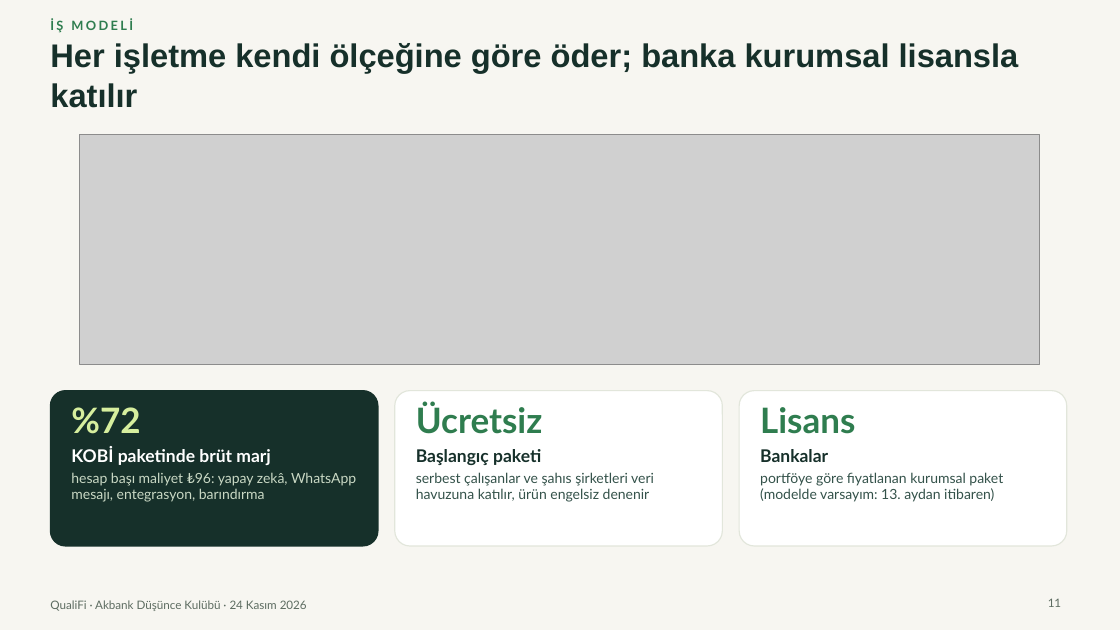
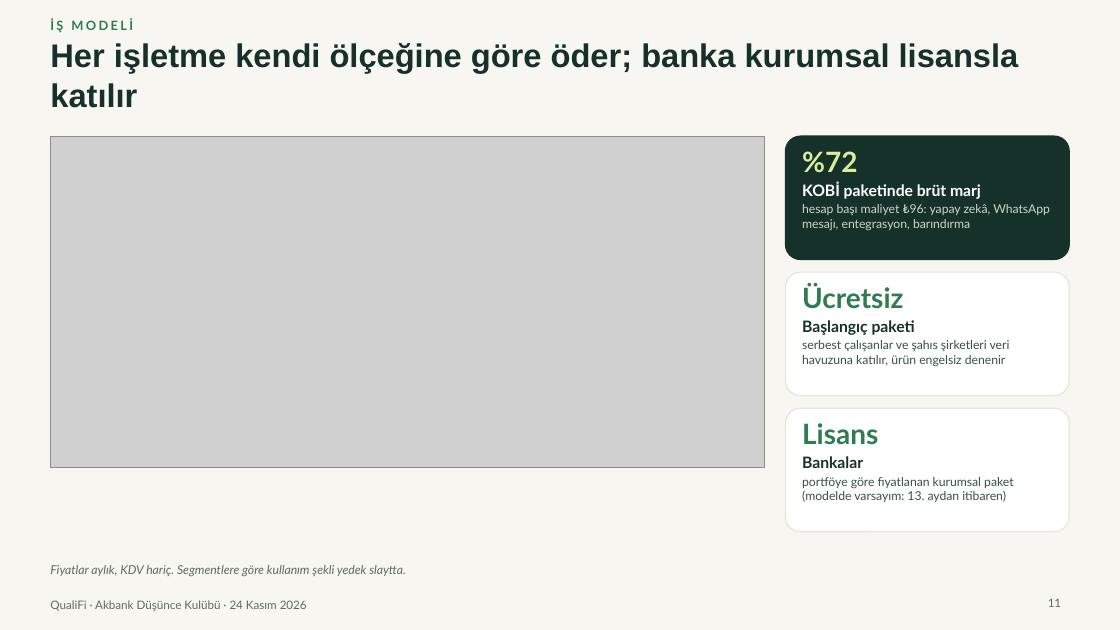
Before and after one commit to Talhaguler1/qualifi-41598058, a slide deck: slide 11 of marketing/presentation-2026-11-24/QualiFi-final-sunum.pptx. Drawn at 1120x630 pixels with LibreOffice and Linux fonts; fonts in the diff are those of the drawing; grey boxes stand for pictures. Boxes give left, top, right and bottom in pixels: in the first picture for what was removed or moved away, otherwise in the second. Text is boxed around its words. In the diff, an @@ line names an element or a change of style, - is before the commit and + after.

```diff
--- a/marketing/presentation-2026-11-24/QualiFi-final-sunum.pptx
+++ b/marketing/presentation-2026-11-24/QualiFi-final-sunum.pptx
@@ picture: place and size @@
-picture at [80, 134, 1040, 365]
+picture at [50, 136, 765, 467]
@@ proportions changed in 3 elements at [786, 408, 1070, 532], [786, 272, 1070, 396], [786, 136, 1070, 260] @@
@@ rounded rectangle: place and size @@
-rounded rectangle at [50, 391, 378, 546]
+rounded rectangle at [786, 136, 1070, 260]
@@ text "%72": place and size @@
-text "%72" at [71, 407, 356, 502]
+text "%72" at [802, 151, 1050, 230]
@@ text "%72" at [802, 151, 1050, 230]: size 30 to 24 pt in "%72"; size 15 to 13.5 pt in "KOBİ paketinde brüt marj"; size 12 to 10.5 pt in "hesap başı maliyet ₺96: yapay zekâ, WhatsApp ..."; less space between paragraphs @@
@@ rounded rectangle: place and size @@
-rounded rectangle at [395, 391, 723, 546]
+rounded rectangle at [786, 272, 1070, 396]
@@ text "Ücretsiz": place and size @@
-text "Ücretsiz" at [416, 403, 654, 502]
+text "Ücretsiz" at [802, 284, 1010, 367]
@@ text "Ücretsiz" at [802, 284, 1010, 367]: size 30 to 24 pt in "Ücretsiz"; size 15 to 13.5 pt in "Başlangıç paketi"; size 12 to 10.5 pt in "serbest çalışanlar ve şahıs şirketleri veri havuzuna ..."; less space between paragraphs @@
@@ rounded rectangle: place and size @@
-rounded rectangle at [739, 391, 1067, 546]
+rounded rectangle at [786, 408, 1070, 532]
@@ text "Lisans": place and size @@
-text "Lisans" at [760, 407, 1003, 502]
+text "Lisans" at [802, 423, 1013, 502]
@@ text "Lisans" at [802, 423, 1013, 502]: size 30 to 24 pt in "Lisans"; size 15 to 13.5 pt in "Bankalar"; size 12 to 10.5 pt in "portföye göre fiyatlanan kurumsal paket (modelde varsayım: ..."; less space between paragraphs @@
@@ text added at [50, 565, 406, 576], 10.5 pt, text #5D6C61, italic @@
+Fiyatlar aylık, KDV hariç. Segmentlere göre kullanım şekli yedek slaytta.
```
Also in this commit, not shown: 1 slide added, 2 other files.
